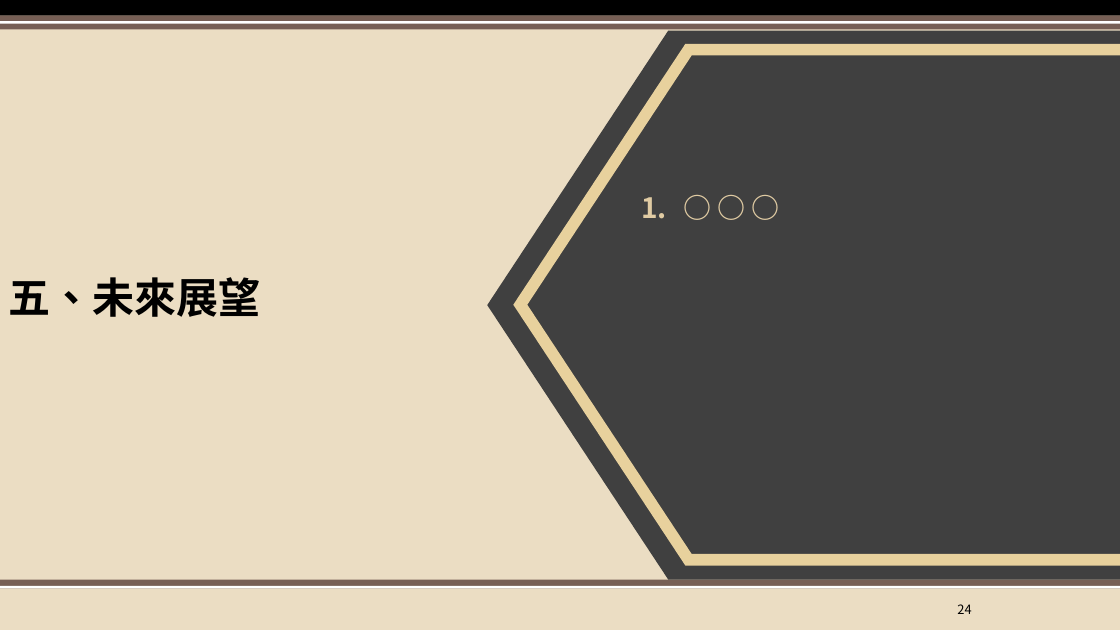
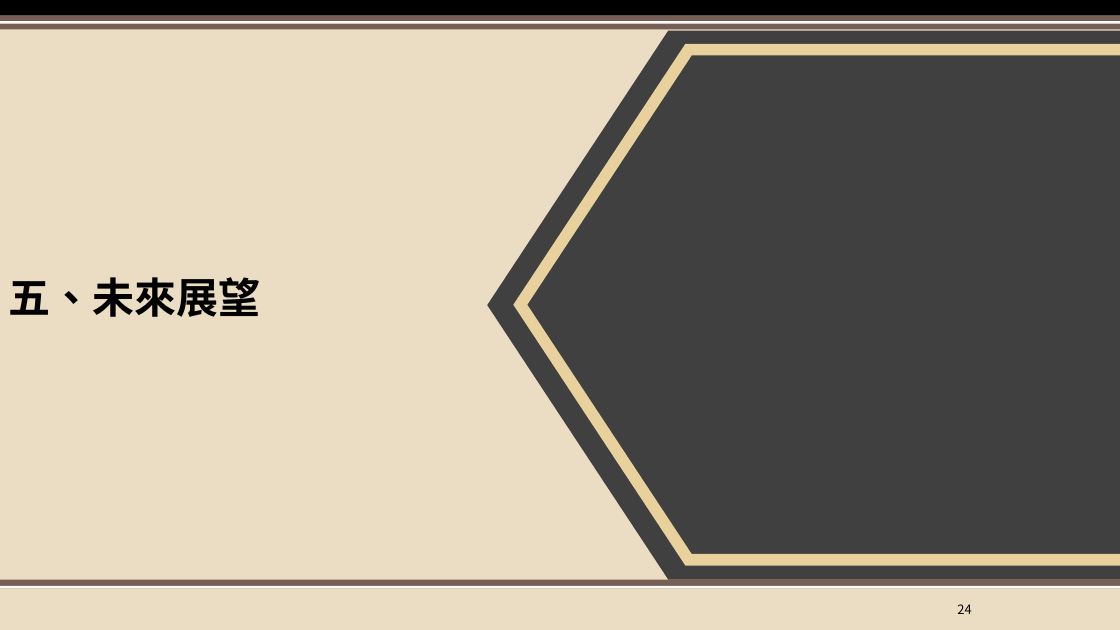
Before and after one commit to XXXaBg3619/ZKP, a slide deck: slide 24 of 密碼學期末專題簡報_v1.pptx. Drawn at 1120x630 pixels with LibreOffice and Linux fonts; fonts in the diff are those of the drawing; background and template pictures are left out. Boxes give left, top, right and bottom in pixels: in the first picture for what was removed or moved away, otherwise in the second. Text is boxed around its words. In the diff, an @@ line names an element or a change of style, - is before the commit and + after.

Commit message:
remove OOO

```diff
--- a/密碼學期末專題簡報_v1.pptx
+++ b/密碼學期末專題簡報_v1.pptx
@@ text removed at (x1=633, y1=163, x2=1120, y2=520) @@
-1. ○ ○ ○
```
Also in this commit, not shown: 1 other slide changed.
